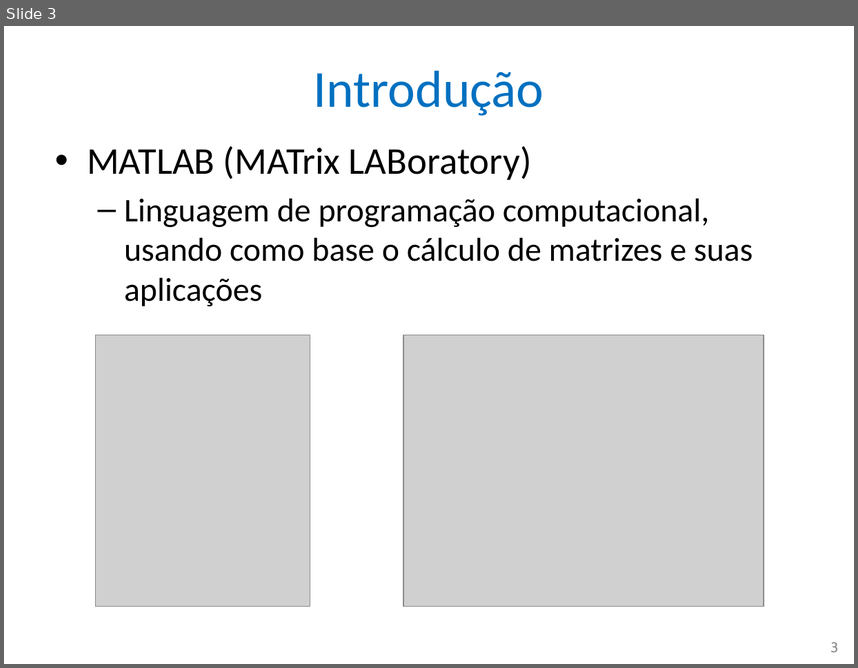
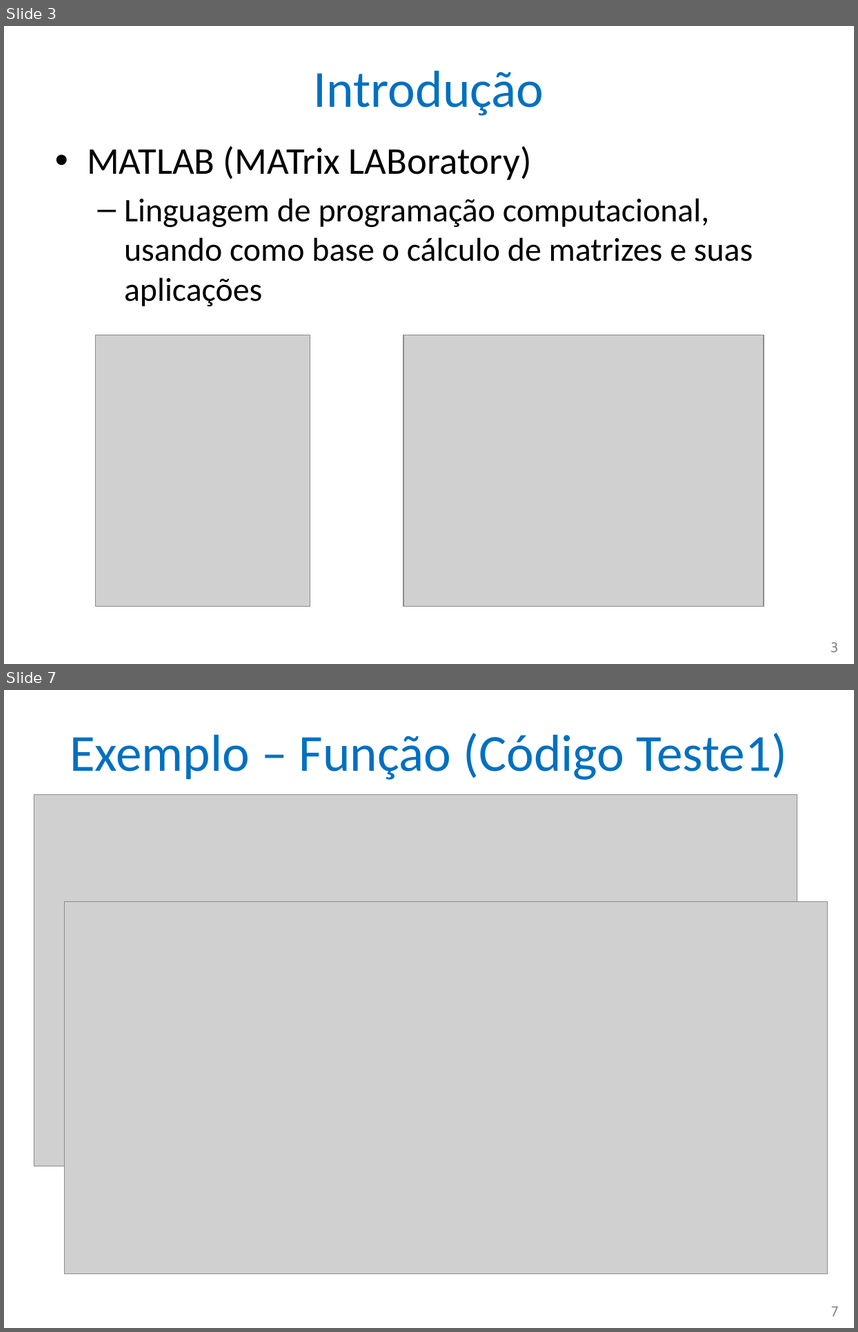
Before and after one commit to nascimentolwtn/INPE-CAP-385_DesenvolvimentoFrameworks, a slide deck: CAP385-00-Presentations/01-MATLAB xUnit Test Framework.pptx. Shown one above the other, each under a label of ours: slide 3 before the commit, slides 3 and 7 after it; the slides between them are not shown. The pictures are 858x668 and 858x1332 pixels, drawn with LibreOffice and Linux fonts; fonts in the diff are those of the drawing; grey boxes stand for pictures. Boxes give left, top, right and bottom in pixels: in the first picture for what was removed or moved away, otherwise in the second. Text is boxed around its words. In the diff, an @@ line names an element or a change of style, - is before the commit and + after.

Commit message:
Apresentação, telas de exemplo

```diff
--- a/CAP385-00-Presentations/01-MATLAB xUnit Test Framework.pptx
+++ b/CAP385-00-Presentations/01-MATLAB xUnit Test Framework.pptx
@@ slide 7 added at [4,690,854,1328], background #FFFFFF @@
@@ title added at [70,733,787,780], 44 pt, text #0070C0 @@
+Exemplo – Função (Código Teste1)
@@ picture added at [34,795,797,1165] @@
@@ picture added at [64,902,828,1274] @@
@@ page number added at [831,1305,838,1316], 12 pt, text #8C8C8C @@
+7
```
Also in this commit, not shown: 5 other slides added, 3 slides removed.
